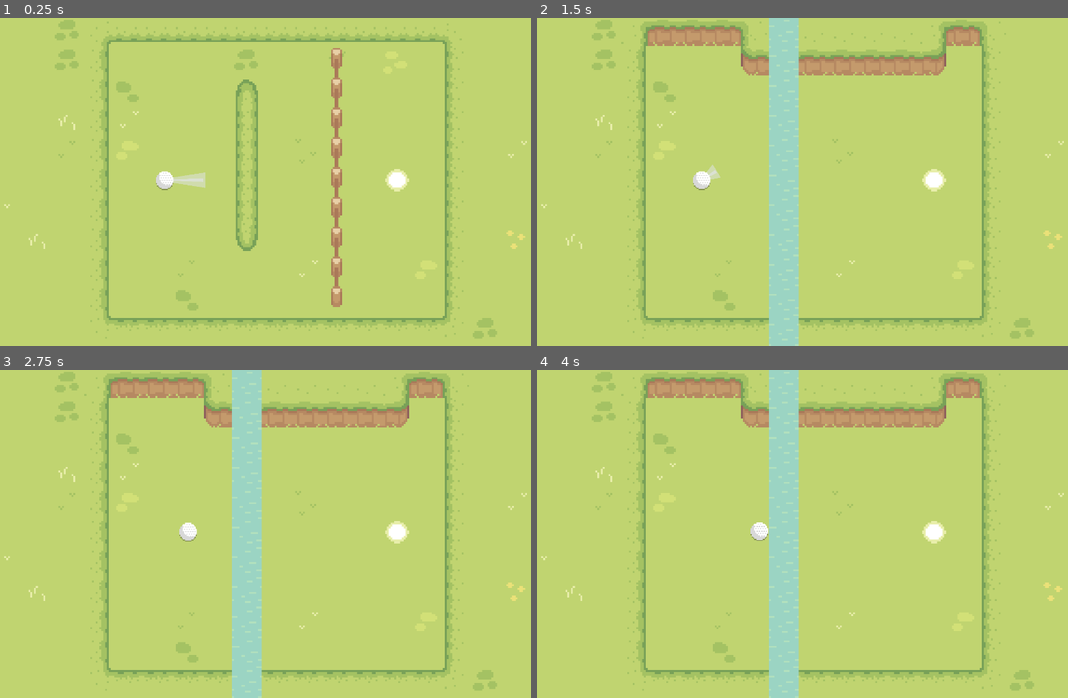
Above: before the commit, frames 1-4 (two rows, left to right).
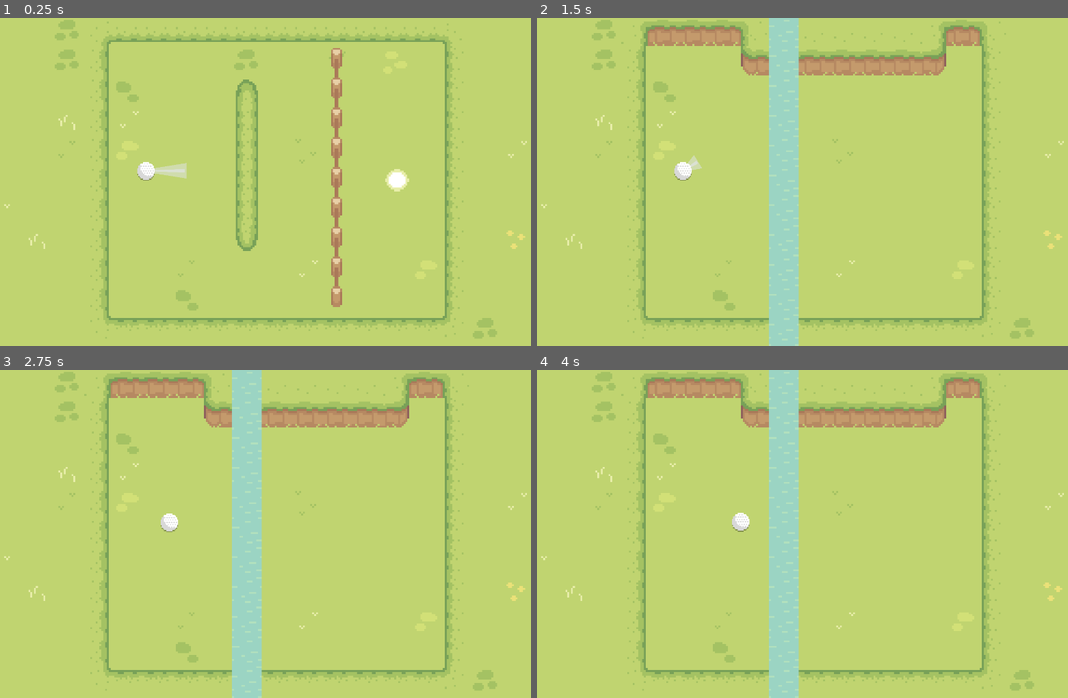
Above: after the commit, the same moments.

Repository: Themis3000/golf_game
Game: Godot game, scene res://levels/game_level.tscn
Same seed, same stepped clock (60 frames per second), same inputs: the game is played once before the commit and once after it.
Inputs:
- Up to frame 1 (0.25 s): no input
- Up to frame 2 (1.5 s): tap Enter at 0.5 s; hold W (angle_up) 0.53-1.28 s; hold A (power_down) 0.53-1.28 s; tap C (dim_toggle) at 0.6 s; hold S (angle_down) from 1.28 s (still down); tap A (power_down) at 1.35 s
- Up to frame 3 (2.75 s): tap D (power_up) at 1.55 s; tap Space (shoot) at 2, 2.3 s; release S (angle_down) at 2.03 s; hold W (angle_up) from 2.03 s (still down); hold D (power_up) from 2.03 s (still down)
- Up to frame 4 (4 s): release D (power_up) at 2.78 s; tap Space (shoot) at 2.85 s; tap C (dim_toggle) at 3.05, 3.6 s; release W (angle_up) at 3.53 s; hold S (angle_down) from 3.53 s (still down); hold A (power_down) from 3.53 s (still down)

The runs differ from the first frame. In frame 1, 0.7% of the frame differs, in the area x 25-39%, y 43-53%; in frame 2, 0.7%, in the area x 25-78%, y 41-53%; in frame 3, 0.5%; in frame 4, 0.5%.

Commit message:
Added dimension collision handling

Diff:
--- a/Characters/ball.gd
+++ b/Characters/ball.gd
@@ -1,15 +1,36 @@
 extends RigidBody2D
 
 var shooter_sprite
+var x_sprite
+var area_2d
 var angle = 0
 var power = 0.4
 var time_since_shot = 0
 var in_shot = false
 
+func dia_shift(new_body, old_body):
+	var overlaps_new = area_2d.overlaps_body(new_body)
+	var overlaps_old = area_2d.overlaps_body(old_body)
+	var is_stuck = overlaps_new and not overlaps_old
+	set_stuck(is_stuck)
+
+func set_stuck(is_stuck):
+	x_sprite.set_visible(is_stuck)
+	set_freeze_enabled(is_stuck)
+	if is_stuck:
+		set_linear_velocity(Vector2(0, 0))
+		set_angular_velocity(0)
+		in_shot = false
+		shooter_sprite.set_visible(false)
+	elif not in_shot:
+		shooter_sprite.set_visible(true)
+
 # Called when the node enters the scene tree for the first time.
 func _ready():
 	shooter_sprite = get_node("BallSprite/ShooterSprite")
-
+	x_sprite = get_node("BallSprite/xSprite")
+	area_2d = get_node("Area2D")
+	SignalManager.dimension_shift.connect(dia_shift)
 
 # Called every frame. 'delta' is the elapsed time since the previous frame.
 func _process(delta):
@@ -29,32 +50,29 @@
 		set_sleeping(true)
 
 	# Do power/angle input handling
-	var power_input = Input.get_action_strength("power_up") - Input.get_action_strength("power_down")
-	var angle_input = Input.get_action_strength("angle_down") - Input.get_action_strength("angle_up")
+	if not in_shot and not is_freeze_enabled():
+		var power_input = Input.get_action_strength("power_up") - Input.get_action_strength("power_down")
+		var angle_input = Input.get_action_strength("angle_down") - Input.get_action_strength("angle_up")
 
-	var power_delta = power_input * delta / 3.6
-	var angle_delta = angle_input * delta
+		var power_delta = power_input * delta / 3.6
+		var angle_delta = angle_input * delta
 
-	power += power_delta
-	if power > 1:
-		power = 1
-	elif power < 0.15:
-		power = 0.15
-	angle += angle_delta
+		power += power_delta
+		if power > 1:
+			power = 1
+		elif power < 0.15:
+			power = 0.15
+		angle += angle_delta
 
-	shooter_sprite.set_rotation(angle)
-	shooter_sprite.set_scale(Vector2(power, .27))
+		shooter_sprite.set_rotation(angle)
+		shooter_sprite.set_scale(Vector2(power, .27))
 
-	# Do shot handling
-	if Input.is_action_pressed("shoot") and not in_shot:
-		in_shot = true
-		time_since_shot = 0
-		shooter_sprite.set_visible(false)
-		var x = sin(angle) * power * 100
-		var y = cos(angle) * power * 100
-		var force = Vector2(y, x)
-		apply_impulse(force)
-
-
-func _on_body_entered(body):
-	print(body)
+		# Do shot handling
+		if Input.is_action_pressed("shoot"):
+			in_shot = true
+			time_since_shot = 0
+			shooter_sprite.set_visible(false)
+			var x = sin(angle) * power * 100
+			var y = cos(angle) * power * 100
+			var force = Vector2(y, x)
+			apply_impulse(force)
--- a/Characters/ball.tscn
+++ b/Characters/ball.tscn
@@ -1,7 +1,8 @@
-[gd_scene load_steps=6 format=3 uid="uid://brsdnh3pu0ow0"]
+[gd_scene load_steps=8 format=3 uid="uid://brsdnh3pu0ow0"]
 
 [ext_resource type="Script" path="res://Characters/ball.gd" id="1_0ptic"]
 [ext_resource type="Texture2D" uid="uid://ckh7yw1qduoh1" path="res://art/Objects/ball.png" id="1_1ptng"]
+[ext_resource type="Texture2D" uid="uid://bj83d0p0wne7k" path="res://art/UI/x.svg" id="3_lr6vb"]
 [ext_resource type="Texture2D" uid="uid://cugjeufc0u5k0" path="res://art/UI/shooter.svg" id="3_rsvw6"]
 
 [sub_resource type="PhysicsMaterial" id="PhysicsMaterial_nhwfd"]
@@ -11,7 +12,11 @@
 [sub_resource type="CircleShape2D" id="CircleShape2D_sefvr"]
 radius = 5.0
 
+[sub_resource type="CircleShape2D" id="CircleShape2D_2exan"]
+radius = 123.53
+
 [node name="Ball" type="RigidBody2D"]
+z_index = 5
 physics_material_override = SubResource("PhysicsMaterial_nhwfd")
 continuous_cd = 2
 can_sleep = false
@@ -26,8 +31,18 @@
 [node name="CollisionShape2D" type="CollisionShape2D" parent="."]
 shape = SubResource("CircleShape2D_sefvr")
 
+[node name="Area2D" type="Area2D" parent="."]
+scale = Vector2(0.0322874, 0.0322874)
+collision_layer = 0
+collision_mask = 3
+input_pickable = false
+
+[node name="CollisionShape2D" type="CollisionShape2D" parent="Area2D"]
+shape = SubResource("CircleShape2D_2exan")
+
 [node name="BallSprite" type="Sprite2D" parent="."]
 top_level = true
+z_index = 5
 scale = Vector2(0.179687, 0.179687)
 texture = ExtResource("1_1ptng")
 offset = Vector2(0, 1.515)
@@ -38,3 +53,10 @@
 scale = Vector2(0.459543, 0.270982)
 texture = ExtResource("3_rsvw6")
 offset = Vector2(152.88, 0)
+
+[node name="xSprite" type="Sprite2D" parent="BallSprite"]
+visible = false
+z_index = 1
+texture_filter = 2
+scale = Vector2(0.425797, 0.425797)
+texture = ExtResource("3_lr6vb")
--- /dev/null
+++ b/art/UI/x.svg
@@ -0,0 +1,5 @@
+<?xml version="1.0" encoding="UTF-8" standalone="no"?>
+<!DOCTYPE svg PUBLIC "-//W3C//DTD SVG 1.1//EN" "http://www.w3.org/Graphics/SVG/1.1/DTD/svg11.dtd">
+<svg width="100%" height="100%" viewBox="0 0 300 300" version="1.1" xmlns="http://www.w3.org/2000/svg" xmlns:xlink="http://www.w3.org/1999/xlink" xml:space="preserve" xmlns:serif="http://www.serif.com/" style="fill-rule:evenodd;clip-rule:evenodd;stroke-linejoin:round;stroke-miterlimit:2;">
+    <path d="M30.499,242.631L57.369,269.501L150,176.87L242.631,269.501L269.501,242.631L176.87,150L269.501,57.369L242.631,30.499L150,123.13L57.369,30.499L30.499,57.369L123.13,150L30.499,242.631Z" style="fill:rgb(255,55,55);fill-opacity:0.71;"/>
+</svg>
--- a/levels/Dimensions.gd
+++ b/levels/Dimensions.gd
@@ -2,6 +2,7 @@
 
 var dimensions
 var enabled_dimension = 0
+var tilesets = []
 
 func sort_nodes(a: Node, b: Node):
 	# Compares last character (hopefully a number to avoid crashes!) in node name.
@@ -9,28 +10,46 @@
 	var node_b_num = int(b.get_name().right(1))
 	return node_a_num < node_b_num
 
-func set_tilemap_enabled(tm: TileMap, enabled: bool):
-	tm.set_visible(enabled)
-	for layer_num in tm.get_layers_count():
-		tm.set_layer_enabled(layer_num, enabled)
+func set_tilemap_enabled(tm: TileMap):
+	tm.set_visible(true)
+	var tileset = tm.get_tileset()
+	var layer1_mask_id = tileset.get_meta("layer1_mask_id", false)
+	if layer1_mask_id:
+		var layer1_mask = instance_from_id(layer1_mask_id)
+		tm.set_tileset(layer1_mask)
+
+func set_tilemap_disabled(tm: TileMap):
+	tm.set_visible(false)
+	var tileset = tm.get_tileset()
+	var layer2_mask_id = tileset.get_meta("layer2_mask_id", false)
+	if layer2_mask_id:
+		var layer2_mask = instance_from_id(layer2_mask_id)
+		tm.set_tileset(layer2_mask)
 
 func set_dimension(dimension_id: int):
 	var old_dimension = dimensions[enabled_dimension]
 	var new_dimension = dimensions[dimension_id]
-	set_tilemap_enabled(old_dimension, false)
-	set_tilemap_enabled(new_dimension, true)
+	set_tilemap_disabled(old_dimension)
+	set_tilemap_enabled(new_dimension)
 	enabled_dimension = dimension_id
+	SignalManager.dimension_shift.emit(new_dimension, old_dimension)
 
 # Called when the node enters the scene tree for the first time.
 func _ready():
 	dimensions = find_children("*_dim?", "TileMap")
 	dimensions.sort_custom(sort_nodes)
 
+	# Yes, this is a somewhat strange way of doing things. It was fun though.
 	for dimension in dimensions:
-		set_tilemap_enabled(dimension, false)
+		var tileset = dimension.get_tileset()
+		var duplicate_tileset = tileset.duplicate(8)
+		tileset.set_meta("layer2_mask_id", duplicate_tileset.get_instance_id())
+		duplicate_tileset.set_meta("layer1_mask_id", tileset.get_instance_id())
+		duplicate_tileset.set_physics_layer_collision_layer(0, 2)
+		tilesets.append_array([tileset, duplicate_tileset])
+		set_tilemap_disabled(dimension)
 
 	set_dimension(0)
-
 
 # Called every frame. 'delta' is the elapsed time since the previous frame.
 func _process(delta):
--- a/levels/game_level.tscn
+++ b/levels/game_level.tscn
@@ -1,32 +1,17 @@
-[gd_scene load_steps=5 format=3 uid="uid://b4soubyoscy3l"]
+[gd_scene load_steps=4 format=3 uid="uid://b4soubyoscy3l"]
 
 [ext_resource type="TileSet" uid="uid://boaufsu40it0j" path="res://tileSet.tres" id="1_0u1gq"]
 [ext_resource type="Script" path="res://levels/Dimensions.gd" id="1_83hhd"]
 [ext_resource type="PackedScene" uid="uid://brsdnh3pu0ow0" path="res://Characters/ball.tscn" id="7_18qaj"]
 
-[sub_resource type="GDScript" id="GDScript_frrah"]
-script/source = "extends Node2D
-
-
-# Called when the node enters the scene tree for the first time.
-func _ready():
-	pass # Replace with function body.
-
-
-# Called every frame. 'delta' is the elapsed time since the previous frame.
-func _process(delta):
-	pass
-"
-
 [node name="GameLevel" type="Node2D"]
-script = SubResource("GDScript_frrah")
 
 [node name="Dimensions" type="Node" parent="."]
 script = ExtResource("1_83hhd")
 
 [node name="TileMap_dim0" type="TileMap" parent="Dimensions"]
-visible = false
 tile_set = ExtResource("1_0u1gq")
+collision_animatable = true
 format = 2
 layer_0/name = "ground"
 layer_0/tile_data = PackedInt32Array(0, 131072, 4, 65536, 131072, 4, 131072, 131072, 4, 196608, 131072, 4, 262144, 1310 …(22278 unchanged characters)…
@@ -64,15 +49,13 @@
 layer_2/y_sort_enabled = false
 layer_2/y_sort_origin = 0
 layer_2/z_index = 0
-layer_2/tile_data = PackedInt32Array(786460, 524288, 7)
+layer_2/tile_data = PackedInt32Array()
 
 [node name="Ball" parent="." instance=ExtResource("7_18qaj")]
-position = Vector2(332, 200)
+position = Vector2(322, 195)
 max_contacts_reported = 4
 contact_monitor = true
 
 [node name="Camera2D" type="Camera2D" parent="."]
 position = Vector2(390, 201)
 zoom = Vector2(5.115, 5.115)
-
-[connection signal="body_entered" from="Ball" to="Ball" method="_on_body_entered"]
--- a/project.godot
+++ b/project.godot
@@ -14,6 +14,10 @@
 run/main_scene="res://levels/game_level.tscn"
 config/features=PackedStringArray("4.1", "GL Compatibility")
 config/icon="res://icon.svg"
+
+[autoload]
+
+SignalManager="*res://signal_manager.gd"
 
 [display]
 
--- /dev/null
+++ b/signal_manager.gd
@@ -0,0 +1,3 @@
+extends Node
+
+signal dimension_shift
Not shown, added: art/UI/x.svg.import
